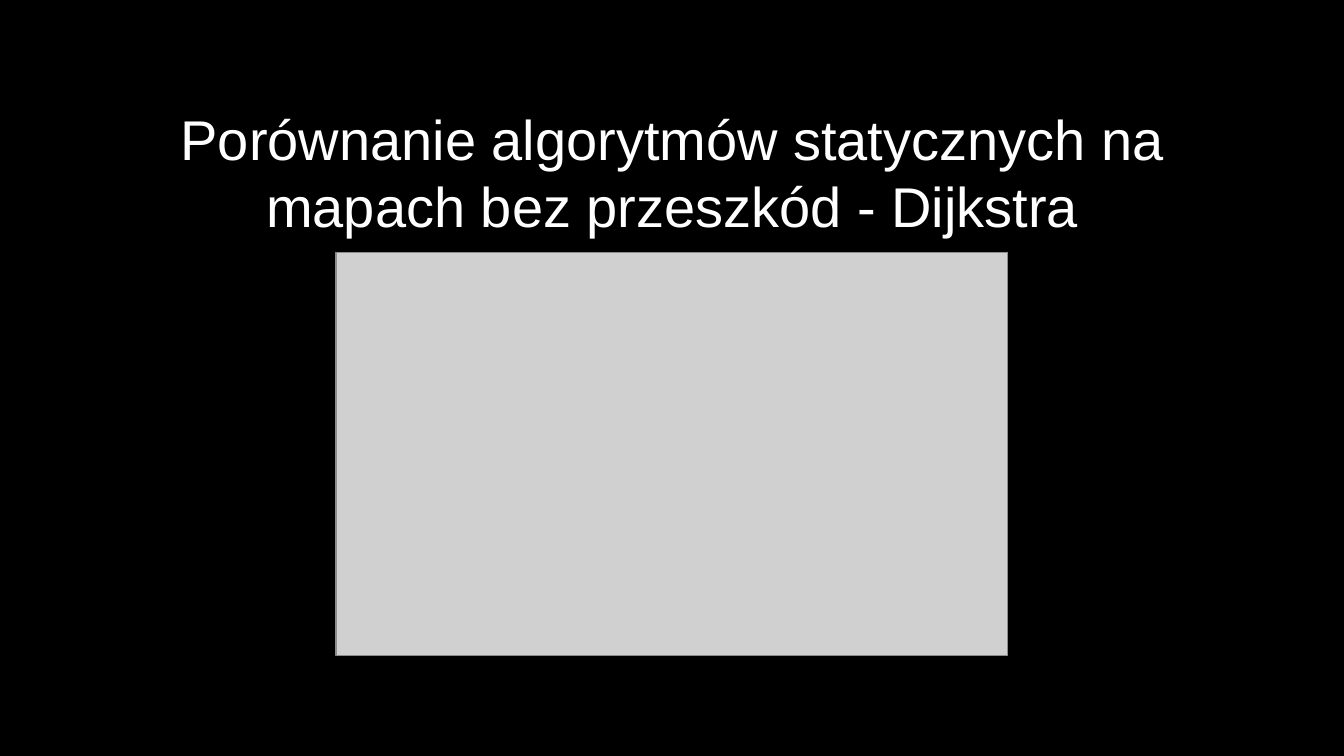
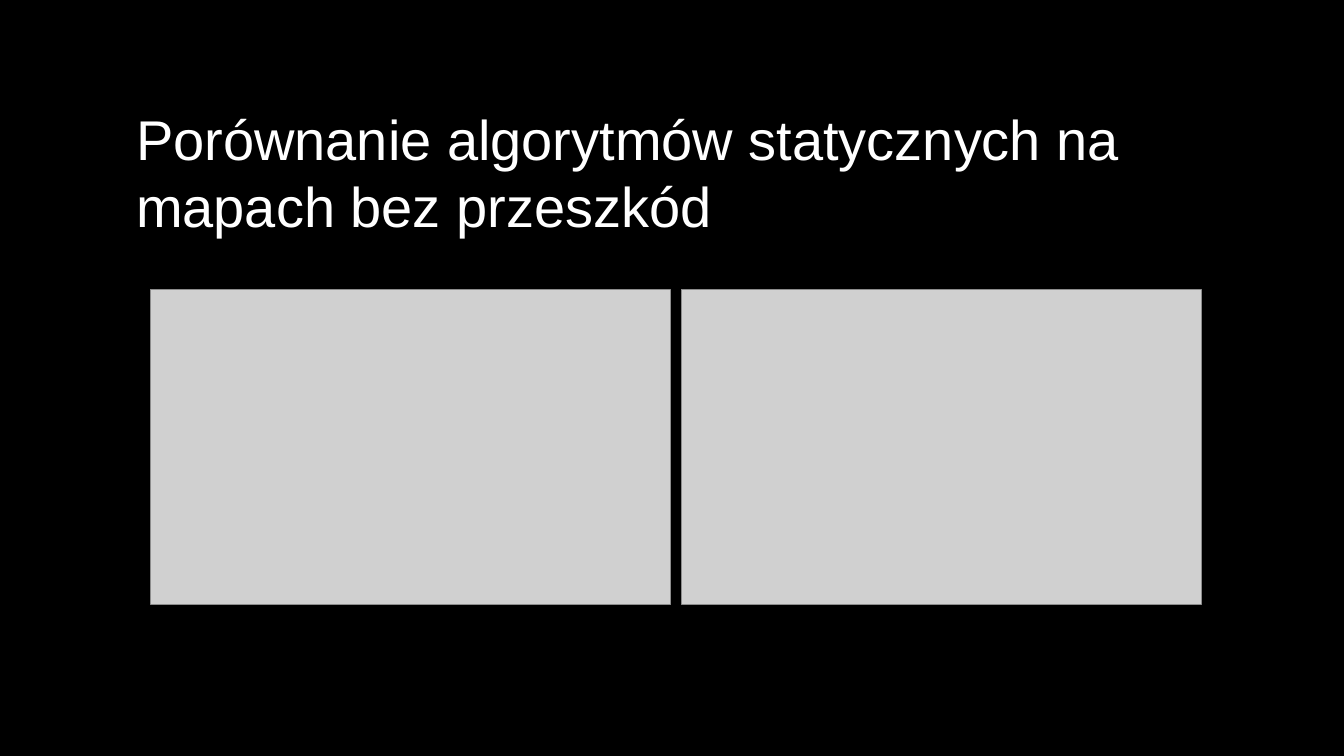
Before and after one commit to DevxMike/master_degree, a slide deck: slide 16 of ppt/Magisterka.odp (slide 20 before the commit). Drawn at 1344x756 pixels with LibreOffice and Linux fonts; fonts in the diff are those of the drawing; grey boxes stand for pictures. Boxes give left, top, right and bottom in pixels: in the first picture for what was removed or moved away, otherwise in the second. Text is boxed around its words. In the diff, an @@ line names an element or a change of style, - is before the commit and + after.

```diff
--- a/ppt/Magisterka.odp
+++ b/ppt/Magisterka.odp
@@ title at (136, 118, 1119, 237): text changed @@
-Porównanie algorytmów statycznych na mapach bez przeszkód - Dijkstra
+Porównanie algorytmów statycznych na mapach bez przeszkód
@@ picture: place and size @@
-picture at (336, 252, 1008, 655)
+picture at (151, 290, 671, 605)
@@ picture added at (682, 290, 1202, 605) @@
```
Also in this commit, not shown: 20 other slides changed, 2 slides added, 8 slides removed, 2 other files.
